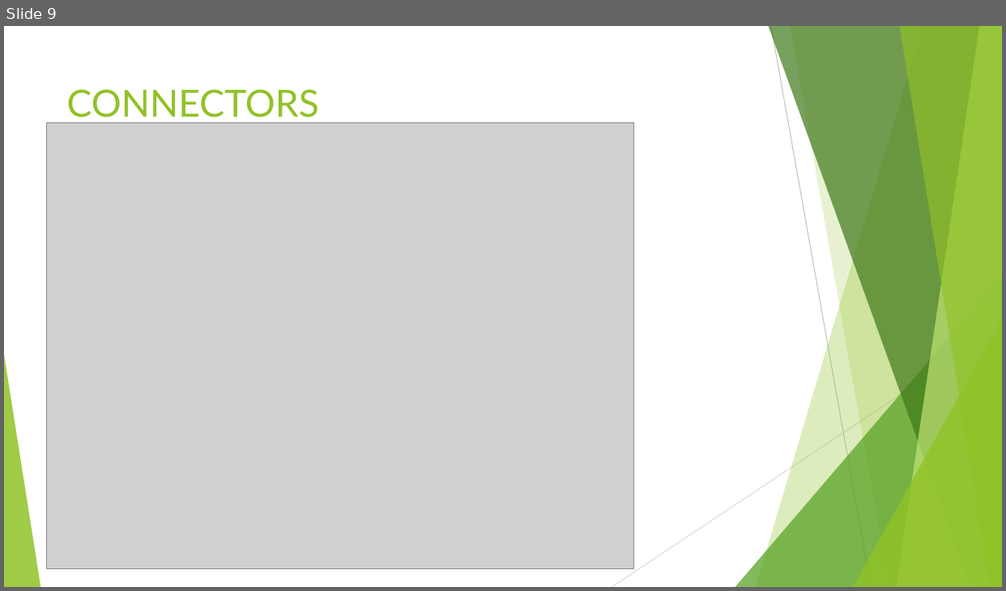
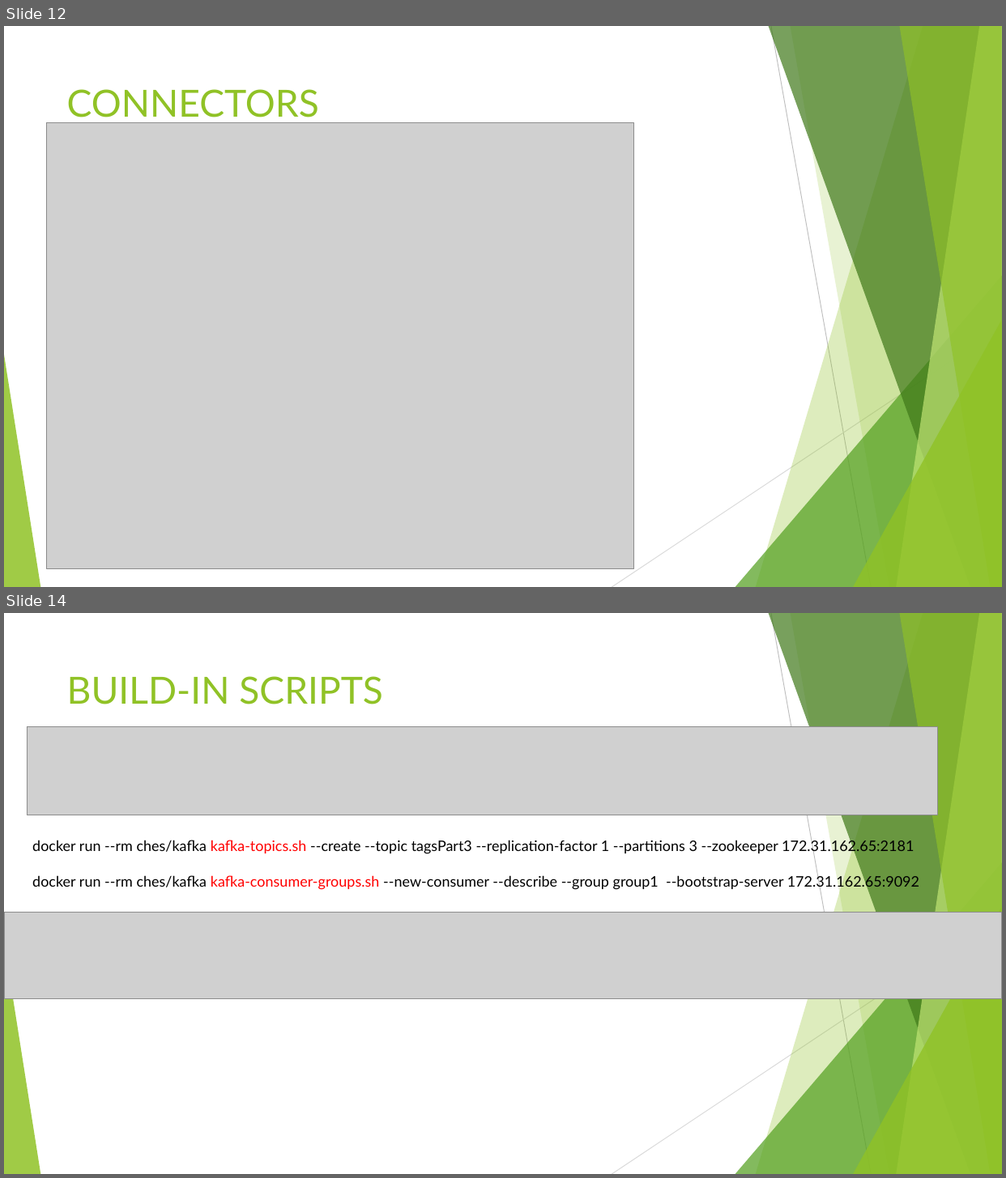
Before and after one commit to farukterzioglu/Kafka-Workout, a slide deck: Kafka.pptx. Shown one above the other, each under a label of ours: slide 9 before the commit, slides 12 and 14 after it; the slides between them are not shown. The pictures are 1006x591 and 1006x1178 pixels, drawn with LibreOffice and Linux fonts; fonts in the diff are those of the drawing; grey boxes stand for pictures. Boxes give left, top, right and bottom in pixels: in the first picture for what was removed or moved away, otherwise in the second. Text is boxed around its words. In the diff, an @@ line names an element or a change of style, - is before the commit and + after.

```diff
--- a/Kafka.pptx
+++ b/Kafka.pptx
@@ slide 14 added at bbox=[4, 613, 1002, 1174], background #FFFFFF; not listed: 10 template elements that a slide beside it also shows @@
@@ title added at bbox=[67, 676, 383, 705], 36 pt, text #90C226 @@
+BUILD-IN SCRIPTS
@@ picture added at bbox=[27, 726, 938, 815] @@
@@ text added at bbox=[32, 839, 919, 890], 14 pt, text #000000 @@
+docker run --rm ches/kafka kafka-topics.sh --create --topic tagsPart3 --replication-factor 1 --partitions 3 --zookeeper 172.31.162.65:2181
+docker run --rm ches/kafka kafka-consumer-groups.sh --new-consumer --describe --group group1 --bootstrap-server 172.31.162.65:9092
@@ picture added at bbox=[4, 913, 1002, 999] @@
@@ what was slide 9 is now slide 12 @@
```
Also in this commit, not shown: 5 other slides added, 2 other files.
